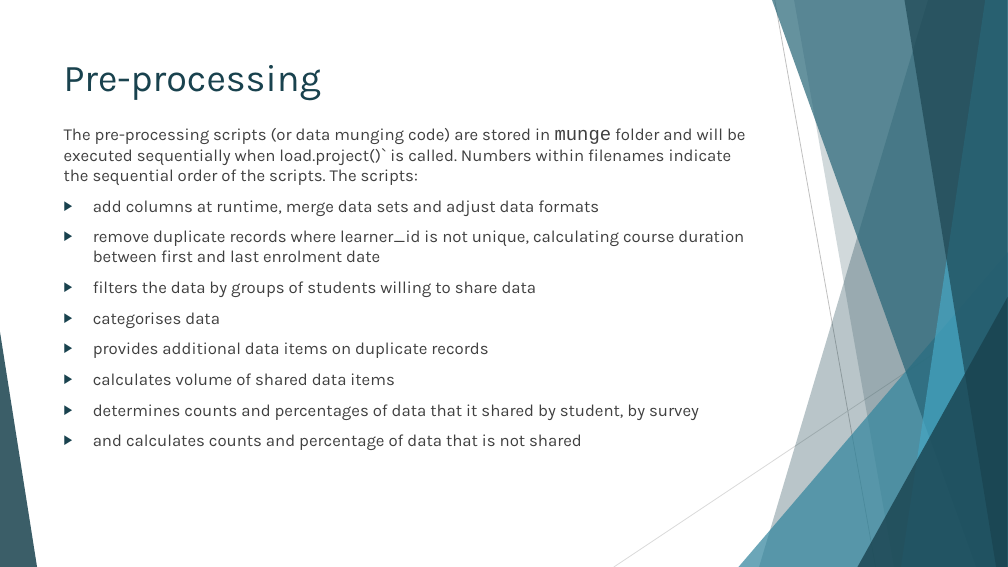
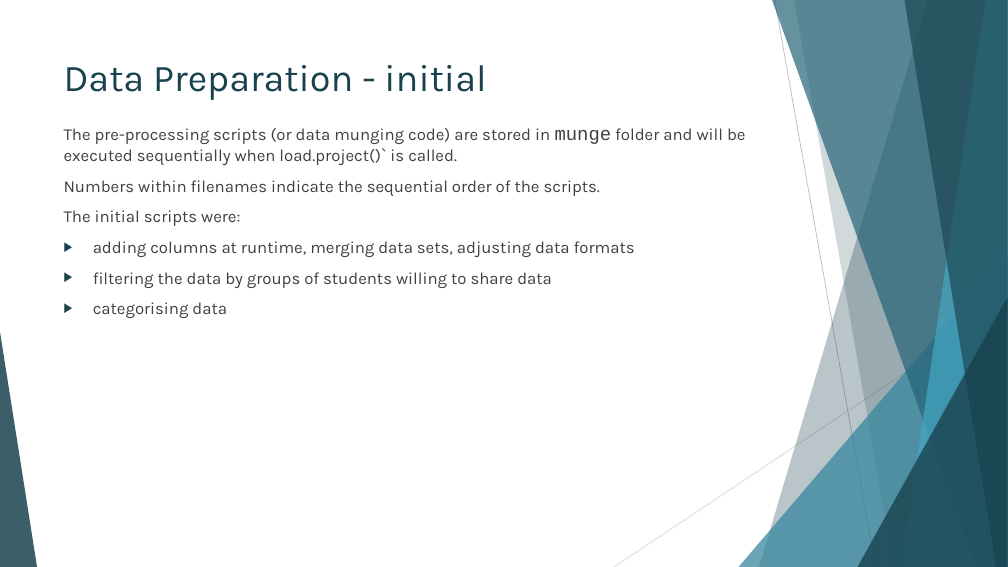
Before and after one commit to IssyMiddleton/CSC8631-Data-Management-Exploratory-Analysis, a slide deck: slide 6 of Exploratory_Analysis/reports/Overview-Presentation.pptx (slide 7 before the commit). Drawn at 1008x567 pixels with LibreOffice and Linux fonts; fonts in the diff are those of the drawing. Boxes give left, top, right and bottom in pixels: in the first picture for what was removed or moved away, otherwise in the second. Text is boxed around its words. In the diff, an @@ line names an element or a change of style, - is before the commit and + after.

```diff
--- a/Exploratory_Analysis/reports/Overview-Presentation.pptx
+++ b/Exploratory_Analysis/reports/Overview-Presentation.pptx
@@ title at <box>64,65,486,100</box>: text changed @@
-Pre-processing
+Data Preparation - initial
@@ text at <box>64,128,746,318</box>: text changed @@
-The pre-processing scripts (or data munging code) are stored in munge folder and will be executed sequentially when load.project()` is called. Numbers within filenames indicate the sequential order of the scripts. The scripts:
-  ▶ add columns at runtime, merge data sets and adjust data formats
-  ▶ remove duplicate records where learner_id is not unique, calculating course duration between first and last enrolment date
-  ▶ filters the data by groups of students willing to share data
-  ▶ categorises data
-  ▶ provides additional data items on duplicate records
-  ▶ calculates volume of shared data items
-  ▶ determines counts and percentages of data that it shared by student, by survey
-  ▶ and calculates counts and percentage of data that is not shared
+The pre-processing scripts (or data munging code) are stored in munge folder and will be executed sequentially when load.project()` is called.
+Numbers within filenames indicate the sequential order of the scripts.
+The initial scripts were:
+  ▶ adding columns at runtime, merging data sets, adjusting data formats
+  ▶ filtering the data by groups of students willing to share data
+  ▶ categorising data
```
Also in this commit, not shown: 10 other slides changed, 5 slides added, 5 slides removed, 33 other files.
